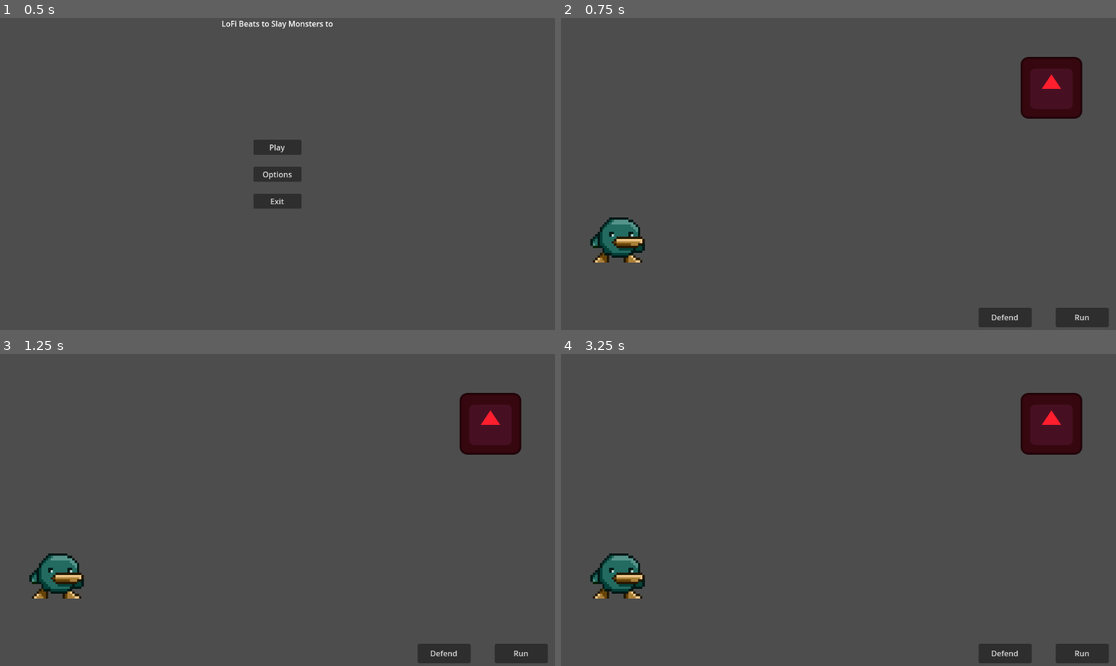
Above: before the commit, frames 1-4 (two rows, left to right).
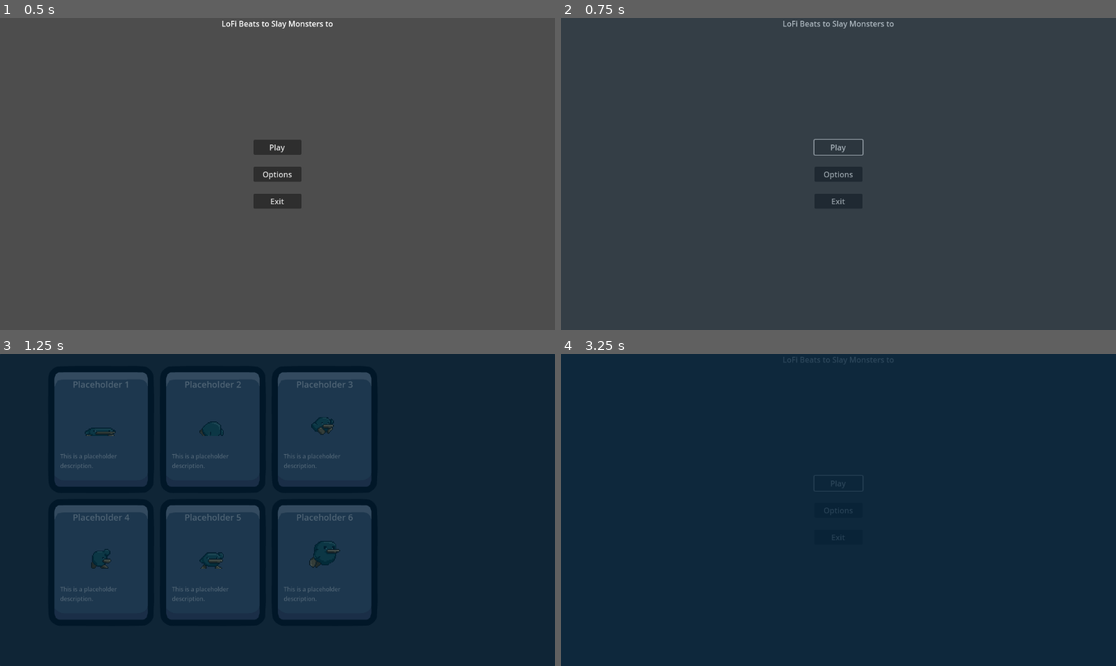
Above: after the commit, the same moments.

Repository: wildkind-gg/godot-wild-jam_68
Game: Godot game, scene res://Scenes/main_menu.tscn
Same seed, same stepped clock (60 frames per second), same inputs: the game is played once before the commit and once after it. The engine's default icon, where the game draws it, is replaced by a stand-in: a white triangle on a blue panel in a dark square.
Inputs (mouse positions are in pixels of both pictures, inside the frame that each line leads up to):
- Up to frame 1 (0.5 s): no input
- Up to frame 2 (0.75 s): click "Play" at 0.5 s
- Up to frame 3 (1.25 s): no input
- Up to frame 4 (3.25 s): click (660, 428) at 1.27 s; click "Run" at 2 s; click "Play" at 2.75 s

Frame 1 is identical in both runs. In frame 2, 99% of the frame differs, in the area x 0-100%, y 0-100%; in frame 3, 100%; in frame 4, 100%.

Commit message:
Adding scene transition, hooking up to main menu and bounty board.

Diff:
--- a/Scenes/bounty_board/bounty_board.tscn
+++ b/Scenes/bounty_board/bounty_board.tscn
@@ -7,21 +7,24 @@
 [ext_resource type="Resource" uid="uid://b61apavd5onbh" path="res://Resources/_temp_enemy_ui_data/_temp_enemy_4.tres" id="5_vjoiw"]
 [ext_resource type="Resource" uid="uid://blgtiphlw148o" path="res://Resources/_temp_enemy_ui_data/_temp_enemy_5.tres" id="6_u3uqs"]
 [ext_resource type="Resource" uid="uid://c5u60b0ge0evc" path="res://Resources/_temp_enemy_ui_data/_temp_enemy_6.tres" id="7_h2yqb"]
+[ext_resource type="PackedScene" uid="uid://c3ka3fcxs45ad" path="res://Scenes/components/scene_transition/scene_transition.tscn" id="8_uyka7"]
+[ext_resource type="PackedScene" uid="uid://c3ev5xwygolwl" path="res://Scenes/battle.tscn" id="9_4olab"]
+[ext_resource type="PackedScene" uid="uid://b60cbamfs1gcy" path="res://Scenes/components/scene_transition/fade_transition.tscn" id="10_srq2r"]
 
 [node name="BountyBoard" type="Node2D"]
 script = ExtResource("1_7nv2g")
 _temp_enemy_data = Array[Resource("res://Resources/_temp_enemy_ui_data/enemy_ui_data.gd")]([ExtResource("2_rgbeu"), ExtResource("3_4daup"), ExtResource("4_y74kg"), ExtResource("5_vjoiw"), ExtResource("6_u3uqs"), ExtResource("7_h2yqb")])
 
-[node name="CanvasLayer" type="CanvasLayer" parent="."]
+[node name="Board" type="CanvasLayer" parent="."]
 
-[node name="Panel" type="Panel" parent="CanvasLayer"]
+[node name="Panel" type="Panel" parent="Board"]
 anchors_preset = 15
 anchor_right = 1.0
 anchor_bottom = 1.0
 grow_horizontal = 2
 grow_vertical = 2
 
-[node name="GridContainer" type="GridContainer" parent="CanvasLayer/Panel"]
+[node name="GridContainer" type="GridContainer" parent="Board/Panel"]
 layout_mode = 0
 offset_left = 100.0
 offset_top = 25.0
@@ -30,3 +33,12 @@
 theme_override_constants/h_separation = 12
 theme_override_constants/v_separation = 12
 columns = 3
+
+[node name="Loading" type="CanvasLayer" parent="."]
+layer = 2
+
+[node name="FadeTransition" parent="Loading" instance=ExtResource("10_srq2r")]
+
+[node name="SceneTransition" parent="Loading" node_paths=PackedStringArray("fade_transition") instance=ExtResource("8_uyka7")]
+landing_scene = ExtResource("9_4olab")
+fade_transition = NodePath("../FadeTransition")
--- a/Scenes/bounty_board/bounty_item.tscn
+++ b/Scenes/bounty_board/bounty_item.tscn
@@ -7,11 +7,8 @@
 custom_minimum_size = Vector2(220, 260)
 offset_right = 220.0
 offset_bottom = 270.0
+mouse_filter = 2
 theme_override_styles/panel = ExtResource("1_o5wx5")
-
-[node name="Button" type="Button" parent="."]
-layout_mode = 2
-flat = true
 
 [node name="MarginContainer" type="MarginContainer" parent="."]
 layout_mode = 2
@@ -44,3 +41,7 @@
 theme_override_font_sizes/font_size = 12
 text = "This is a description for the enemy"
 autowrap_mode = 2
+
+[node name="Button" type="Button" parent="."]
+layout_mode = 2
+flat = true
--- /dev/null
+++ b/Scenes/components/scene_transition/fade_transition.gd
@@ -0,0 +1,18 @@
+extends ColorRect
+
+### Signals ###
+signal on_animation_completed
+
+### On Ready ###
+@onready var animator : AnimationPlayer = $AnimationPlayer
+
+### Public Methods ###
+func play_fade_in() -> void:
+	animator.play("fade_in")
+
+func play_fade_out() -> void:
+	animator.play("fade_out")
+
+### Signal Emission ###
+func _on_animation_player_animation_finished(anim_name : String):
+	on_animation_completed.emit()
--- /dev/null
+++ b/Scenes/components/scene_transition/fade_transition.tscn
@@ -0,0 +1,61 @@
+[gd_scene load_steps=5 format=3 uid="uid://b60cbamfs1gcy"]
+
+[ext_resource type="Script" path="res://Scenes/components/scene_transition/fade_transition.gd" id="1_hpypa"]
+
+[sub_resource type="Animation" id="Animation_h35nu"]
+resource_name = "fade_in"
+length = 0.5
+tracks/0/type = "value"
+tracks/0/imported = false
+tracks/0/enabled = true
+tracks/0/path = NodePath(".:modulate")
+tracks/0/interp = 1
+tracks/0/loop_wrap = true
+tracks/0/keys = {
+"times": PackedFloat32Array(0, 0.0001, 0.5),
+"transitions": PackedFloat32Array(1, 1, 1),
+"update": 0,
+"values": [Color(1, 1, 1, 0), Color(1, 1, 1, 1), Color(1, 1, 1, 0)]
+}
+
+[sub_resource type="Animation" id="Animation_g08xa"]
+resource_name = "fade_out"
+length = 0.5
+tracks/0/type = "value"
+tracks/0/imported = false
+tracks/0/enabled = true
+tracks/0/path = NodePath(".:modulate")
+tracks/0/interp = 1
+tracks/0/loop_wrap = true
+tracks/0/keys = {
+"times": PackedFloat32Array(0, 0.5),
+"transitions": PackedFloat32Array(1, 1),
+"update": 0,
+"values": [Color(1, 1, 1, 0), Color(1, 1, 1, 1)]
+}
+
+[sub_resource type="AnimationLibrary" id="AnimationLibrary_8lq3d"]
+_data = {
+"fade_in": SubResource("Animation_h35nu"),
+"fade_out": SubResource("Animation_g08xa")
+}
+
+[node name="FadeTransition" type="ColorRect"]
+modulate = Color(1, 1, 1, 0)
+top_level = true
+z_as_relative = false
+anchors_preset = 15
+anchor_right = 1.0
+anchor_bottom = 1.0
+grow_horizontal = 2
+grow_vertical = 2
+mouse_filter = 2
+color = Color(0.00784314, 0.129412, 0.223529, 1)
+script = ExtResource("1_hpypa")
+
+[node name="AnimationPlayer" type="AnimationPlayer" parent="."]
+libraries = {
+"": SubResource("AnimationLibrary_8lq3d")
+}
+
+[connection signal="animation_finished" from="AnimationPlayer" to="." method="_on_animation_player_animation_finished"]
--- /dev/null
+++ b/Scenes/components/scene_transition/scene_transition.gd
@@ -0,0 +1,41 @@
+# Creates a transtion between two scenes
+class_name SceneTransition
+extends Node2D
+
+### Editor Parameters ###
+@export var landing_scene : PackedScene
+@export var fade_transition : ColorRect
+
+### Private Variables ###
+var _is_running_transition : bool = false
+
+### Public Functions ###
+func start_transition() -> void:
+	# Validate landing scene
+	if landing_scene == null:
+		printerr("[start_transition] No landing scene set for the scene transition")
+	elif _is_running_transition:
+		print("[start_transition] Transition in progress")
+		return
+
+	# Flag that the transition started
+	_is_running_transition = true
+
+	# Run any transition animations
+	if fade_transition != null:
+		fade_transition.play_fade_out()
+		fade_transition.on_animation_completed.connect(complete_transition)
+	else:
+		complete_transition()
+
+
+func complete_transition() -> void:
+	# Change scene
+	var results = get_tree().change_scene_to_packed(landing_scene)
+
+	# Validate that the scene transitioned
+	if results != OK:
+		printerr("[complete_transition] Was unable to change scene to '%s'" %landing_scene)
+
+	# Flag that the transition is completed
+	_is_running_transition = false
--- /dev/null
+++ b/Scenes/components/scene_transition/scene_transition.tscn
@@ -0,0 +1,6 @@
+[gd_scene load_steps=2 format=3 uid="uid://c3ka3fcxs45ad"]
+
+[ext_resource type="Script" path="res://Scenes/components/scene_transition/scene_transition.gd" id="1_0xquv"]
+
+[node name="SceneTransition" type="Node2D"]
+script = ExtResource("1_0xquv")
--- a/Scenes/main_menu.tscn
+++ b/Scenes/main_menu.tscn
@@ -1,6 +1,9 @@
-[gd_scene load_steps=2 format=3 uid="uid://babhddpsfb770"]
+[gd_scene load_steps=5 format=3 uid="uid://babhddpsfb770"]
 
 [ext_resource type="Script" path="res://Scripts/main_menu.gd" id="1_dk1lg"]
+[ext_resource type="PackedScene" uid="uid://b60cbamfs1gcy" path="res://Scenes/components/scene_transition/fade_transition.tscn" id="2_o6fhd"]
+[ext_resource type="PackedScene" uid="uid://bih7xps8v4bbc" path="res://Scenes/bounty_board/bounty_board.tscn" id="3_bttwj"]
+[ext_resource type="PackedScene" uid="uid://c3ka3fcxs45ad" path="res://Scenes/components/scene_transition/scene_transition.tscn" id="3_wywr5"]
 
 [node name="MainMenu" type="Node2D"]
 script = ExtResource("1_dk1lg")
@@ -41,6 +44,12 @@
 layout_mode = 2
 text = "Play"
 
+[node name="SceneTransition" parent="Container/VBoxContainer/Play" node_paths=PackedStringArray("fade_transition") instance=ExtResource("3_wywr5")]
+landing_scene = ExtResource("3_bttwj")
+fade_transition = NodePath("FadeTransition")
+
+[node name="FadeTransition" parent="Container/VBoxContainer/Play/SceneTransition" instance=ExtResource("2_o6fhd")]
+
 [node name="Options" type="Button" parent="Container/VBoxContainer"]
 custom_minimum_size = Vector2(100, 0)
 layout_mode = 2
--- a/Scripts/bounty_board.gd
+++ b/Scripts/bounty_board.gd
@@ -1,23 +1,31 @@
 extends Node2D
 
-# References
+### On Ready Variables ###
 @onready var bounty_item_prefab = preload("res://Scenes/bounty_board/bounty_item.tscn")
-@onready var grid_container = $CanvasLayer/Panel/GridContainer
+@onready var grid_container = $Board/Panel/GridContainer
+@onready var scene_transition = $Loading/SceneTransition
+@onready var fade_transition = $Loading/FadeTransition
 
-# Constants
+### Constants ###
 const DEFAULT_DISPLAY_NAME : String = "Missing Name"
 const DEFAULT_DESCRIPTION : String = "Missing Description"
 const DEFAULT_TEXTURE : Texture = preload("res://Resources/_temp_ui_sprites/missing_texture.png")
 
+### Editor Parameters ###
 # TODO: Remove this variable once we have full enemy data structure setup
 @export var _temp_enemy_data : Array[EnemyUiData]
+@export var has_debugs : bool = true
 
-# Variables
-@export var has_debugs : bool = true
-var is_initialzied : bool = false
+### Private Variables ###
+var _is_initialzied : bool = false
+
+### Private Methods ###
+func _on_item_clicked():
+	print("Clicked")
+	scene_transition.start_transition()
 
 # Build a bounty item from specific data
-func create_bounty_item(ui_data : EnemyUiData):
+func _create_bounty_item(ui_data : EnemyUiData) -> void:
 	# Get values or use defaults if there is no value set
 	var display_name : String = ui_data.display_name if ui_data.display_name != null else DEFAULT_DISPLAY_NAME
 	var description : String = ui_data.description if ui_data.description != null else DEFAULT_DESCRIPTION
@@ -40,17 +48,22 @@
 	description_text.text = description
 	enemy_texture.texture = texture
 
+	# Connect click event to scene transition
+	var new_item_btn = new_bounty_item.find_child("Button")
+	new_item_btn.button_up.connect(_on_item_clicked)
+
 	# Add to grid
 	grid_container.add_child(new_bounty_item)
 
 
+### Public Methods ###
 # Build the bounty board from enemy ui data
-func initialize_board(enemy_data : Array[EnemyUiData]):
+func initialize_board(enemy_data : Array[EnemyUiData]) -> void:
 	# Make sure we only initialize once
-	if is_initialzied:
+	if _is_initialzied:
 		return
 	else:
-		is_initialzied = true
+		_is_initialzied = true
 
 	# DEBUG
 	if has_debugs:
@@ -58,14 +71,17 @@
 
 	# Create each item from passed data
 	for ui_data in enemy_data:
-		create_bounty_item(ui_data)
+		_create_bounty_item(ui_data)
+
+func on_scene_loaded():
+	# Fade in animation
+	fade_transition.play_fade_in()
+
+	# TODO: This is temporary for testing initialization
+	# need to implement propper enemy data later
+	initialize_board(_temp_enemy_data)
 
 
-func _process(delta):
-	# TODO: This is temporary for testing initialization
-	if Input.is_key_pressed(KEY_ENTER):
-		initialize_board(_temp_enemy_data)
-
-		# DEBUG
-		if has_debugs:
-			print("Enter Pressed")
+### Built in Methods ###
+func _ready():
+	on_scene_loaded()
--- a/Scripts/main_menu.gd
+++ b/Scripts/main_menu.gd
@@ -1,15 +1,19 @@
 extends Node2D
 
+### On Ready Varaibles ###
+@onready var scene_transition := $Container/VBoxContainer/Play/SceneTransition
+
+### Private Methods ###
 func _process(_delta):
 	pass
 
+
+### Signal Connected Methods ###
 func _on_play_pressed():
-	get_tree().change_scene_to_file("res://Scenes/battle.tscn")
-
+	scene_transition.start_transition()
 
 func _on_exit_pressed():
 	get_tree().quit()
 
-
 func _on_options_pressed():
 	pass # Replace with function body.
Not shown: 1 places in Scenes/bounty_board/bounty_board.tscn that only renumber resources
